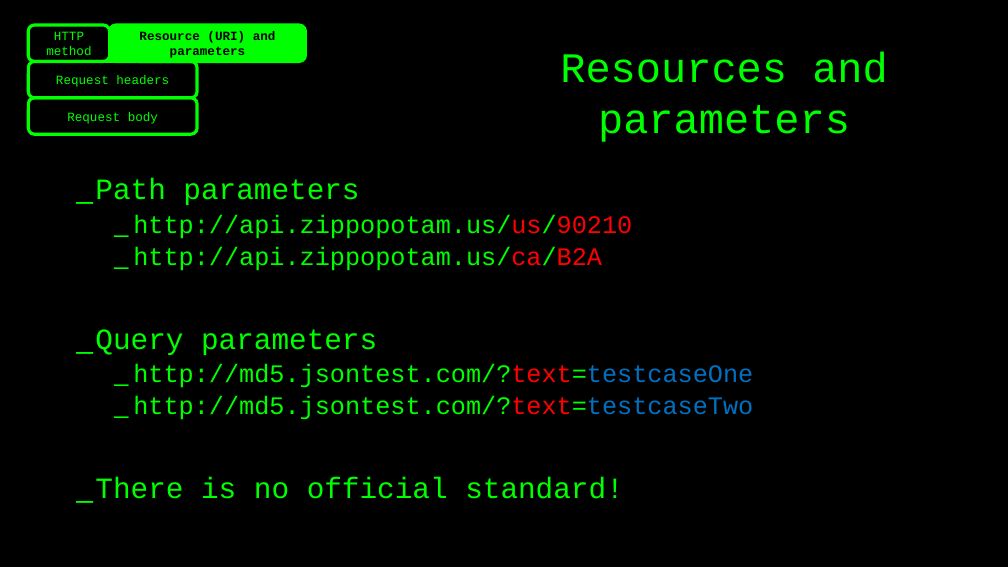
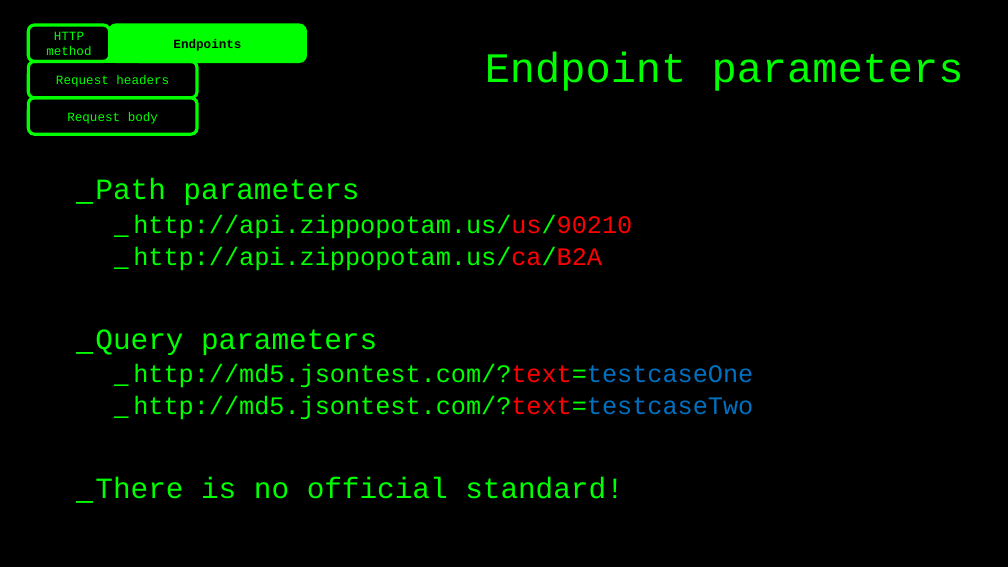
Before and after one commit to basdijkstra/requests-workshop, a slide deck: slide 17 of python-requests-workshop.pptx (slide 16 before the commit). Drawn at 1008x567 pixels with LibreOffice and Linux fonts; fonts in the diff are those of the drawing. Boxes give left, top, right and bottom in pixels: in the first picture for what was removed or moved away, otherwise in the second. Text is boxed around its words. In the diff, an @@ line names an element or a change of style, - is before the commit and + after.

```diff
--- a/python-requests-workshop.pptx
+++ b/python-requests-workshop.pptx
@@ text in rounded rectangle at (x1=173, y1=39, x2=241, y2=51): text changed @@
-Resource (URI) and parameters
+Endpoints
@@ text at (x1=485, y1=52, x2=964, y2=91): text changed @@
-Resources and parameters
+Endpoint parameters
```
Also in this commit, not shown: 13 other slides changed, 2 slides added, 9 slides removed, 2 other files.
